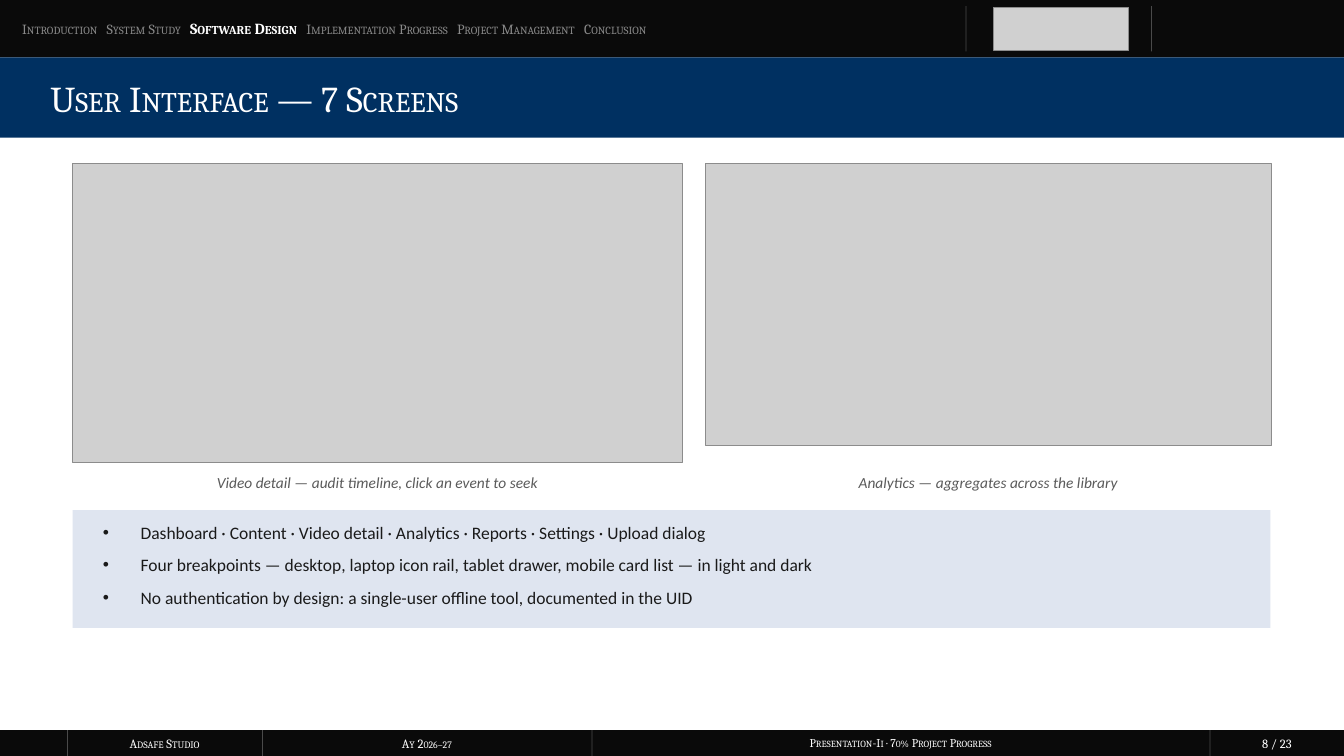
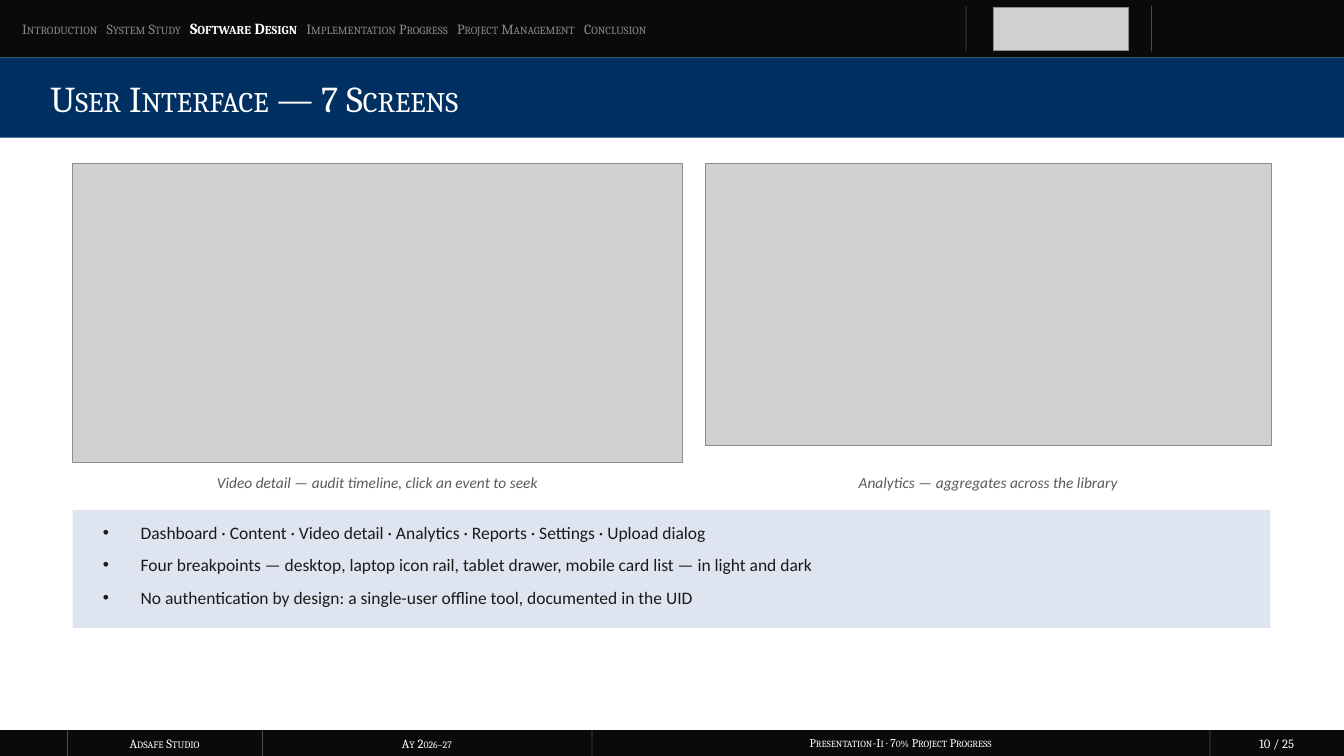
Before and after one commit to AndrewwwShelton/autonomous-video-analyzer, a slide deck: slide 10 of Presentation_II_AdSafe.pptx (slide 8 before the commit). Drawn at 1344x756 pixels with LibreOffice and Linux fonts; fonts in the diff are those of the drawing; grey boxes stand for pictures. Boxes give left, top, right and bottom in pixels: in the first picture for what was removed or moved away, otherwise in the second. Text is boxed around its words. In the diff, an @@ line names an element or a change of style, - is before the commit and + after.

```diff
--- a/Presentation_II_AdSafe.pptx
+++ b/Presentation_II_AdSafe.pptx
@@ text at box(1259, 739, 1294, 748): text changed @@
-8 / 23
+10 / 25
```
Also in this commit, not shown: 22 other slides changed, 2 slides added.
